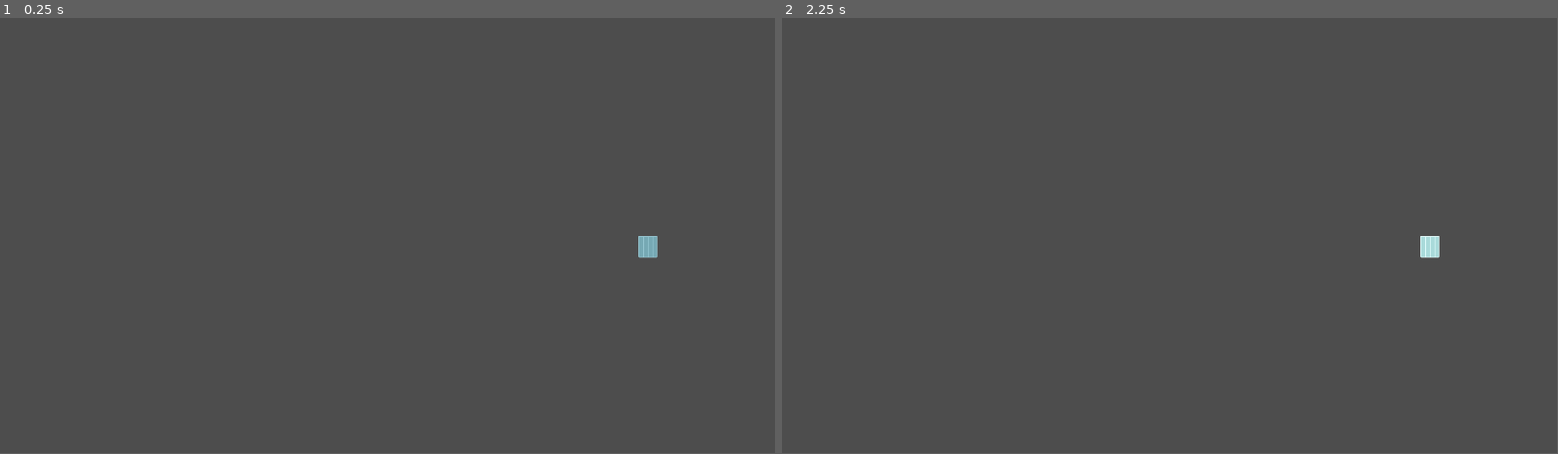
Above: before the commit, frames 1-2 (left to right).
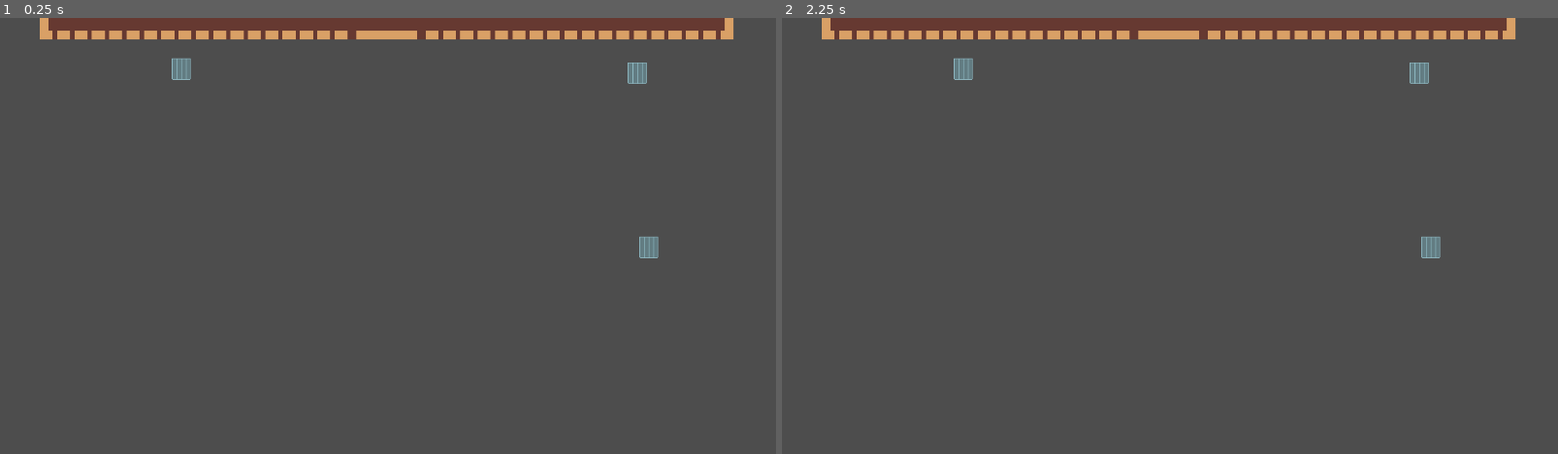
Above: after the commit, the same moments.

Repository: i-ahumada/BananaWasps
Game: Godot game, scene res://Scenes/Room/room.tscn
Same seed, same stepped clock (60 frames per second), same inputs: the game is played once before the commit and once after it. The project has no main scene, so this scene is started directly.
Inputs (mouse positions are in pixels of both pictures, inside the frame that each line leads up to):
- Up to frame 1 (0.25 s): no input
- Up to frame 2 (2.25 s): tap Enter (ui_accept) at 0.5, 0.6, 0.77, 1.07, 1.25, 1.35, 1.52, 1.82, 2, 2.1 s; move the mouse to (913, 288) at 0.52 s; click (913, 288) at 0.67 s; move the mouse to (1224, 244) at 1.27 s; click (1224, 244) at 1.42 s; move the mouse to (1426, 249) at 2.02 s; click (1426, 249) at 2.17 s
In our replay, the window is 799x449 before the commit and 800x450 after it. These sizes can differ from the game's own. Grey fills any space a smaller window leaves; there, only what the larger window draws over its background counts as a difference.

The runs differ from the first frame. In frame 1, 4.7% of the frame differs, in the area x 5-95%, y 0-56%; in frame 2, 4.8%.

Commit message:
cosas varias (top secret)

Diff:
--- a/Scenes/Characters/Luke/luke.gd
+++ b/Scenes/Characters/Luke/luke.gd
@@ -5,4 +5,4 @@
 
 
 func _on_clickable_area_area_clicked():
-	dialogue.emit("Luke")
+	dialogue.emit("lukePresentation")
--- a/Scenes/Characters/Willie/willie.gd
+++ b/Scenes/Characters/Willie/willie.gd
@@ -1,17 +1,9 @@
 extends Node2D
 
 
-signal dialogue(text: String)
-
-# Called when the node enters the scene tree for the first time.
-func _ready():
-	pass # Replace with function body.
-
-
-# Called every frame. 'delta' is the elapsed time since the previous frame.
-func _process(delta):
-	pass
-
+signal dialogue(pathToDialogue: String)
 
 func _on_clickable_area_area_clicked():
-	dialogue.emit("Willie")
+	get_parent().get_parent().get_node("InventoryShowArea2D").get_child(1).get_items()
+
+	dialogue.emit("")
--- /dev/null
+++ b/Scenes/Dialogue/dialogue.gd
@@ -0,0 +1,71 @@
+extends ColorRect
+
+@export var dialogueKey: String
+@export var speakerSpritePath: String
+@export var textSpeed: float = 0.05
+
+const spritesRoot = "res://Sprites/Dialogue/"
+const dialoguesRoot = "res://Text/conv"
+var dialogue
+var phraseNum = 0
+var finished = false
+
+# Called when the dialogue is of type text
+func handle_text():
+	if phraseNum >= len(dialogue):
+		queue_free()
+	else:
+		var strNum = str(phraseNum)
+		$Name.bbcode_text = dialogue[strNum]["Name"]
+		$Text.bbcode_text = dialogue[strNum]["Text"]
+		$Text.visible_characters = 0
+		$SpeakerSprite.texture = load(spritesRoot + dialogue[strNum]["Name"] + "_" + dialogue[strNum]["Emotion"])
+		finished = false
+
+		while $Text.visible_characters < len($Text.text):
+			$Text.visible_characters += 1
+
+			$TimerDialogue.start()
+			await $TimerDialogue.timeout
+
+		finished = true
+		phraseNum += 1
+
+# Called when the dialogue is of type decision
+func handle_decision():
+	pass
+
+# Runs Decision or Text
+func next_phrase() -> void:
+	pass
+
+
+# Called when the node enters the scene tree for the first time.
+func _ready():
+	$TimerDialogue.wait_time = textSpeed
+	dialogue = getDialog()
+	assert(dialogue, "Dialogue not found.")
+	next_phrase()
+	get_tree().paused = true
+
+# Called every frame. 'delta' is the elapsed time since the previous frame.
+func _process(delta):
+	if Input.is_action_just_pressed("ui_accept"):
+		if finished:
+			next_phrase()
+		else:
+			$Texto.visible_characters = len($Texto.text)
+
+
+func getDialog() -> Dictionary:
+	if !FileAccess.file_exists(dialoguesRoot + dialogueKey):
+		return {}
+	var f = FileAccess.open(dialoguesRoot + dialogueKey, FileAccess.READ)
+
+	var jsonInfo = JSON.new()
+	var dialogInfo = jsonInfo.parse_string(f.get_as_text())
+
+	if typeof(dialogInfo) == TYPE_DICTIONARY:
+		return dialogInfo
+	else:
+		return {}
--- /dev/null
+++ b/Scenes/Dialogue/dialogue.tscn
@@ -0,0 +1,45 @@
+[gd_scene load_steps=2 format=3 uid="uid://cvpeipml2mj2d"]
+
+[ext_resource type="Script" path="res://Scenes/Dialogue/dialogue.gd" id="1_kwd8d"]
+
+[node name="Dialogue" type="Control"]
+layout_mode = 3
+anchors_preset = 15
+anchor_right = 1.0
+anchor_bottom = 1.0
+grow_horizontal = 2
+grow_vertical = 2
+
+[node name="MarginContainer" type="MarginContainer" parent="."]
+layout_mode = 1
+anchors_preset = 12
+anchor_top = 1.0
+anchor_right = 1.0
+anchor_bottom = 1.0
+offset_top = -207.0
+grow_horizontal = 2
+grow_vertical = 0
+theme_override_constants/margin_left = 60
+theme_override_constants/margin_right = 60
+
+[node name="DialogueContainer" type="TextureRect" parent="MarginContainer"]
+layout_mode = 2
+script = ExtResource("1_kwd8d")
+
+[node name="Name" type="RichTextLabel" parent="MarginContainer/DialogueContainer"]
+layout_mode = 0
+offset_left = 127.0
+offset_top = -2.0
+offset_right = 613.0
+offset_bottom = 40.0
+
+[node name="Text" type="RichTextLabel" parent="MarginContainer/DialogueContainer"]
+layout_mode = 0
+offset_left = 92.0
+offset_top = 14.0
+offset_right = 957.0
+offset_bottom = 148.0
+
+[node name="SpeakerSprite" type="Sprite2D" parent="MarginContainer/DialogueContainer"]
+
+[node name="TimerDialogue" type="Timer" parent="MarginContainer/DialogueContainer"]
--- /dev/null
+++ b/Scenes/Inventory/inventory.gd
@@ -0,0 +1,17 @@
+extends Control
+
+@export var item_scene: PackedScene
+var item_array: Array = []: get = get_items
+
+
+func get_items():
+	return item_array
+
+
+func _on_item_pickup_handler_item_pickup_handle(item_name, sprite):
+	item_array.append(item_name)
+
+	var item_node = item_scene.instantiate()
+	item_node.item_name = item_name
+	item_node.sprite = sprite
+	$MarginContainer/TextureRect/itemContainer.add_child(item_node)
--- /dev/null
+++ b/Scenes/Inventory/inventory.tscn
@@ -0,0 +1,44 @@
+[gd_scene load_steps=4 format=3 uid="uid://0owulfvv4b26"]
+
+[ext_resource type="Script" path="res://Scenes/Inventory/inventory.gd" id="1_jhh8q"]
+[ext_resource type="Texture2D" uid="uid://da1edt8g3mdd5" path="res://Sprites/UI/Inventory.png" id="1_t2b2m"]
+[ext_resource type="PackedScene" uid="uid://bssodwo0j4v15" path="res://Scenes/Inventory/inventoryItem.tscn" id="2_jelux"]
+
+[node name="Inventory" type="Control"]
+layout_mode = 3
+anchors_preset = 15
+anchor_right = 1.0
+anchor_bottom = 1.0
+grow_horizontal = 2
+grow_vertical = 2
+script = ExtResource("1_jhh8q")
+item_scene = ExtResource("2_jelux")
+
+[node name="MarginContainer" type="MarginContainer" parent="."]
+z_index = 50
+layout_mode = 1
+anchors_preset = 12
+anchor_top = 1.0
+anchor_right = 1.0
+anchor_bottom = 1.0
+offset_top = -647.0
+offset_right = -2.0
+offset_bottom = -498.0
+grow_horizontal = 2
+grow_vertical = 0
+theme_override_constants/margin_left = 60
+theme_override_constants/margin_right = 60
+theme_override_constants/margin_bottom = 20
+
+[node name="TextureRect" type="TextureRect" parent="MarginContainer"]
+texture_filter = 1
+layout_mode = 2
+texture = ExtResource("1_t2b2m")
+expand_mode = 2
+
+[node name="itemContainer" type="HBoxContainer" parent="MarginContainer/TextureRect"]
+layout_mode = 0
+offset_left = 21.0
+offset_top = 37.0
+offset_right = 1008.0
+offset_bottom = 112.0
--- /dev/null
+++ b/Scenes/Inventory/inventoryItem.gd
@@ -0,0 +1,8 @@
+extends MarginContainer
+
+@export var sprite: Resource
+@export var item_name: String
+
+func _ready():
+	$VBoxContainer/TextureRect.texture = sprite
+	$VBoxContainer/itemName.text = item_name
--- /dev/null
+++ b/Scenes/Inventory/inventoryItem.tscn
@@ -0,0 +1,22 @@
+[gd_scene load_steps=2 format=3 uid="uid://bssodwo0j4v15"]
+
+[ext_resource type="Script" path="res://Scenes/Inventory/inventoryItem.gd" id="1_1xsxp"]
+
+[node name="InventoryItem" type="MarginContainer"]
+offset_right = 40.0
+offset_bottom = 40.0
+theme_override_constants/margin_left = 30
+theme_override_constants/margin_right = 30
+script = ExtResource("1_1xsxp")
+
+[node name="VBoxContainer" type="VBoxContainer" parent="."]
+layout_mode = 2
+
+[node name="TextureRect" type="TextureRect" parent="VBoxContainer"]
+layout_mode = 2
+stretch_mode = 3
+
+[node name="itemName" type="Label" parent="VBoxContainer"]
+layout_mode = 2
+horizontal_alignment = 1
+vertical_alignment = 1
--- a/Scenes/Items/item.gd
+++ b/Scenes/Items/item.gd
@@ -12,3 +12,4 @@
 
 func _on_area_clicked():
 	item_pickup.emit(item_name, sprite)
+	queue_free()
--- a/Scenes/Room/room.tscn
+++ b/Scenes/Room/room.tscn
@@ -7,9 +7,14 @@
 [ext_resource type="PackedScene" uid="uid://cshycae86u036" path="res://Scenes/Items/item.tscn" id="5_o62i5"]
 [ext_resource type="Script" path="res://Scripts/itemPickupHandler.gd" id="5_yxnyf"]
 [ext_resource type="Texture2D" uid="uid://3xh5u0n6pqi0" path="res://Sprites/Items/Glass.png" id="6_uuxsi"]
+[ext_resource type="PackedScene" uid="uid://0owulfvv4b26" path="res://Scenes/Inventory/inventory.tscn" id="8_ef5g1"]
+[ext_resource type="Script" path="res://Scripts/inventoryShow.gd" id="8_rkvx0"]
 
 [sub_resource type="RectangleShape2D" id="RectangleShape2D_8u4is"]
 size = Vector2(32, 34)
+
+[sub_resource type="RectangleShape2D" id="RectangleShape2D_m78hd"]
+size = Vector2(1030, 160)
 
 [node name="Room" type="Node2D"]
 script = ExtResource("1_a4pig")
@@ -40,19 +45,38 @@
 shape = SubResource("RectangleShape2D_8u4is")
 
 [node name="Keys" parent="ItemPickupHandler" instance=ExtResource("5_o62i5")]
-position = Vector2(963, 341)
+position = Vector2(946, 82)
 sprite = ExtResource("6_uuxsi")
-item_name = "Glass"
+item_name = "Keys"
 metadata/_edit_group_ = true
 
 [node name="CollisionShape2D" type="CollisionShape2D" parent="ItemPickupHandler/Keys"]
 shape = SubResource("RectangleShape2D_8u4is")
 
-[node name="Glass3" parent="ItemPickupHandler" instance=ExtResource("5_o62i5")]
-position = Vector2(963, 341)
+[node name="Money" parent="ItemPickupHandler" instance=ExtResource("5_o62i5")]
+position = Vector2(269, 76)
 sprite = ExtResource("6_uuxsi")
-item_name = "Glass"
+item_name = "Money"
 metadata/_edit_group_ = true
 
-[node name="CollisionShape2D" type="CollisionShape2D" parent="ItemPickupHandler/Glass3"]
+[node name="CollisionShape2D" type="CollisionShape2D" parent="ItemPickupHandler/Money"]
 shape = SubResource("RectangleShape2D_8u4is")
+
+[node name="InventoryShowArea2D" type="Area2D" parent="."]
+position = Vector2(575, 479)
+script = ExtResource("8_rkvx0")
+metadata/_edit_group_ = true
+
+[node name="CollisionShape2D" type="CollisionShape2D" parent="InventoryShowArea2D"]
+position = Vector2(-1, -525)
+shape = SubResource("RectangleShape2D_m78hd")
+
+[node name="Inventory" parent="InventoryShowArea2D" instance=ExtResource("8_ef5g1")]
+offset_left = -576.0
+offset_top = -577.0
+offset_right = 576.0
+offset_bottom = 71.0
+
+[connection signal="item_pickup_handle" from="ItemPickupHandler" to="InventoryShowArea2D/Inventory" method="_on_item_pickup_handler_item_pickup_handle"]
+[connection signal="mouse_entered" from="InventoryShowArea2D" to="InventoryShowArea2D" method="_on_mouse_entered"]
+[connection signal="mouse_exited" from="InventoryShowArea2D" to="InventoryShowArea2D" method="_on_mouse_exited"]
--- /dev/null
+++ b/Scripts/inventoryShow.gd
@@ -0,0 +1,19 @@
+extends Area2D
+
+var mouse_inside = false
+
+func _ready():
+	pass # Replace with function body.
+
+
+# Called every frame. 'delta' is the elapsed time since the previous frame.
+func _process(delta):
+	pass
+
+
+func _on_mouse_entered():
+	position.y += 110
+
+
+func _on_mouse_exited():
+	position.y -= 110
--- a/Scripts/itemPickupHandler.gd
+++ b/Scripts/itemPickupHandler.gd
@@ -1,4 +1,7 @@
 extends Node
+
+
+signal item_pickup_handle(item_name: String, sprite: Resource)
 
 
 func _ready():
@@ -6,4 +9,4 @@
 		items.connect("item_pickup", _on_item_pickup, 0)
 
 func _on_item_pickup(item_name: String, sprite: Resource):
-	print(item_name + " has been picked up.")
+	item_pickup_handle.emit(item_name, sprite)
--- /dev/null
+++ b/Text/Luke/lukePresentation.json
@@ -0,0 +1,7 @@
+{
+	"0": {
+		"Type": "Text",
+		"Name": "Luke",
+		"Text": "Hola"
+	}
+}
--- a/project.godot
+++ b/project.godot
@@ -13,3 +13,7 @@
 config/name="Godot Wild Jam #66"
 config/features=PackedStringArray("4.1", "Forward Plus")
 config/icon="res://icon.svg"
+
+[display]
+
+window/stretch/mode="viewport"
Not shown: 1 places in Scenes/Room/room.tscn that only renumber resources
Binary file added: Sprites/UI/Inventory.png
Not shown, added: Sprites/UI/Inventory.png.import
